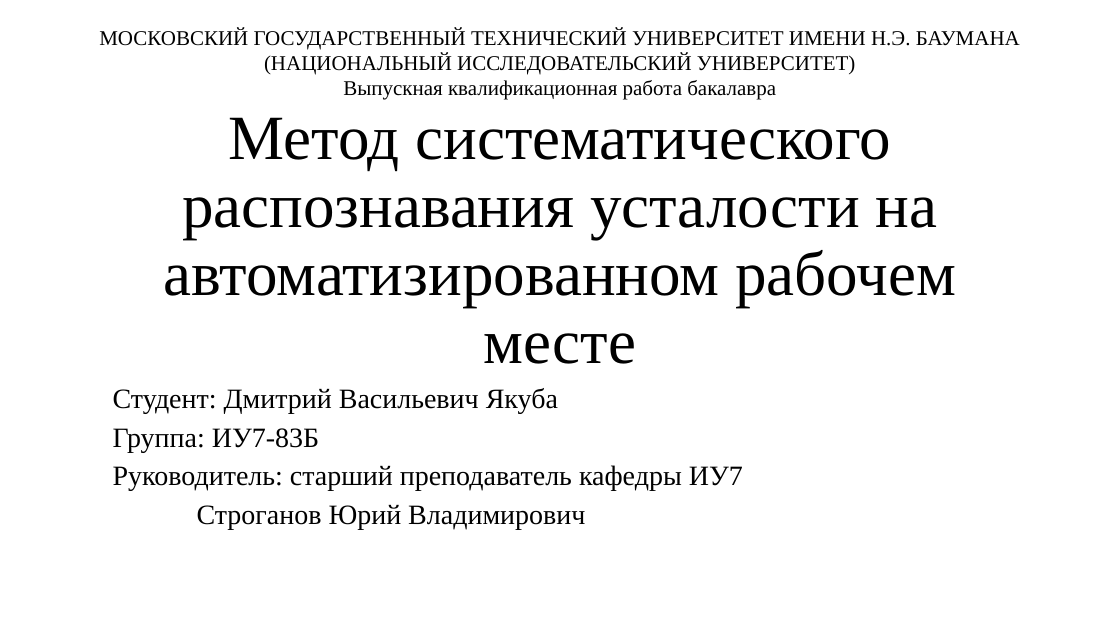
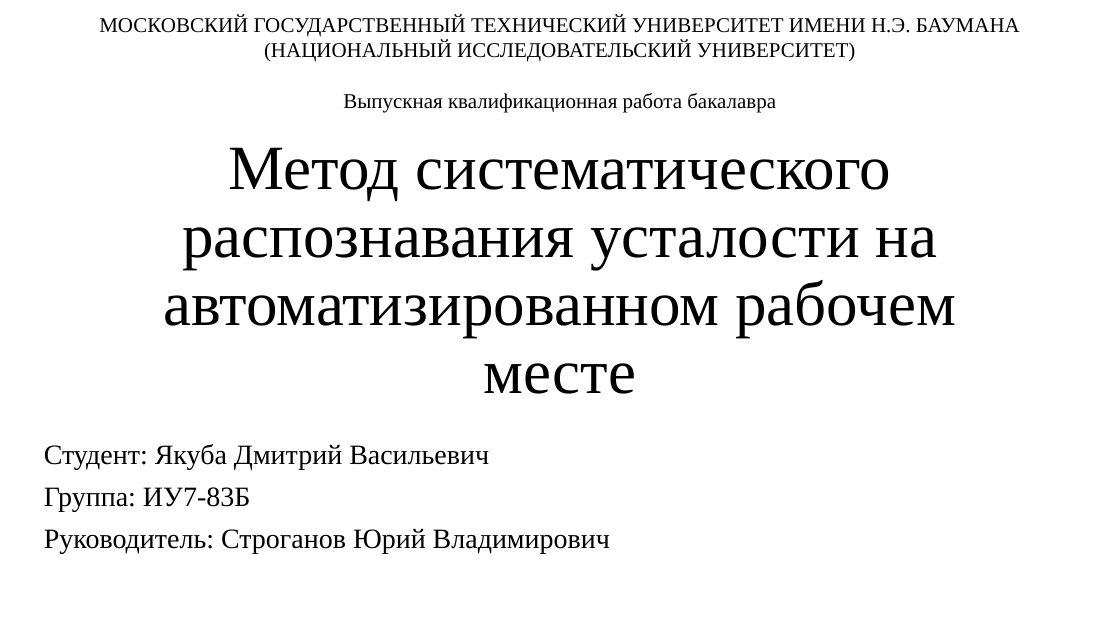
Before and after one commit to TheSawIsTheLaw/FatigueRecognitionSystem, a slide deck: slide 1 of Presentation/presentation.pptx. Drawn at 1120x630 pixels with LibreOffice and Linux fonts; fonts in the diff are those of the drawing. Boxes give left, top, right and bottom in pixels: in the first picture for what was removed or moved away, otherwise in the second. Text is boxed around its words. In the diff, an @@ line names an element or a change of style, - is before the commit and + after.

```diff
--- a/Presentation/presentation.pptx
+++ b/Presentation/presentation.pptx
@@ text "МОСКОВСКИЙ ГОСУДАРСТВЕННЫЙ ТЕХНИЧЕСКИЙ УНИВЕРСИТЕТ ИМЕНИ ..." rewrapped from box(99, 28, 1020, 100) to box(99, 16, 1020, 112) @@
@@ title "Метод систематического распознавания усталости на ...": place and size @@
-title "Метод систематического распознавания усталости на ..." at box(164, 117, 956, 364)
+title "Метод систематического распознавания усталости на ..." at box(164, 147, 956, 394)
@@ subtitle "Студент: Якуба Дмитрий Васильевич": place and size @@
-subtitle "Студент: Якуба Дмитрий Васильевич" at box(113, 388, 743, 529)
+subtitle "Студент: Якуба Дмитрий Васильевич" at box(44, 444, 610, 554)
@@ subtitle at box(44, 444, 489, 470): text changed @@
-Студент: Дмитрий Васильевич Якуба
+Студент: Якуба Дмитрий Васильевич
@@ subtitle at box(44, 487, 250, 512): line spacing 0.8 to 0.9 @@
@@ subtitle at box(44, 528, 610, 554): text changed @@
-Руководитель: старший преподаватель кафедры ИУ7
-Строганов Юрий Владимирович
+Руководитель: Строганов Юрий Владимирович
```
Also in this commit, not shown: 11 other slides changed, 2 slides added, 29 other files.
